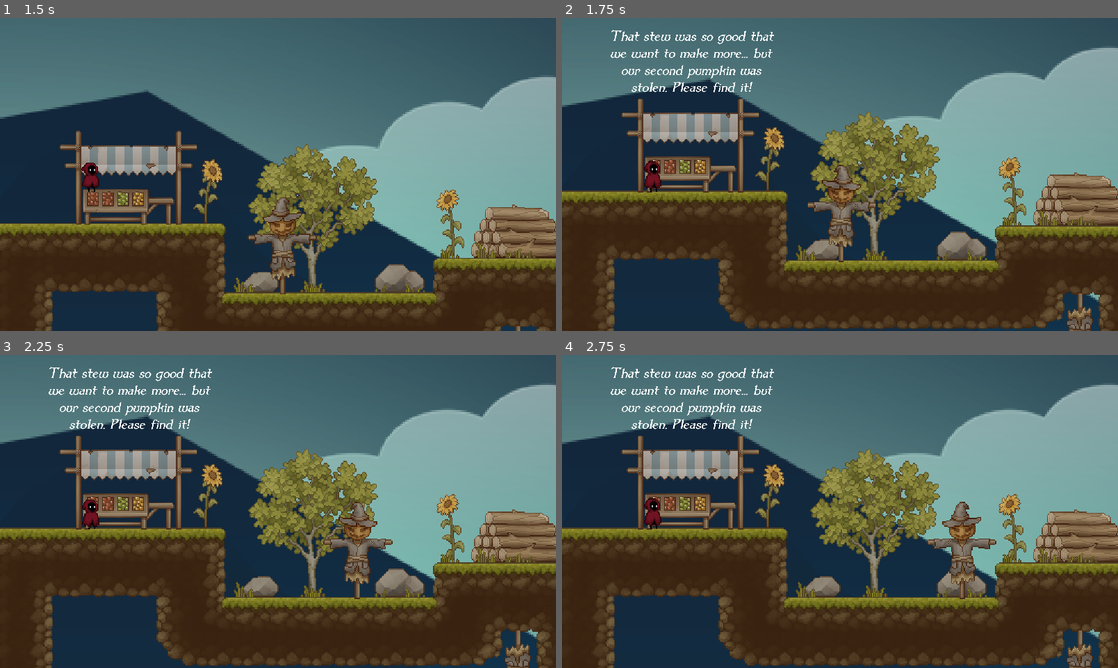
Above: before the commit, frames 1-4 (two rows, left to right).
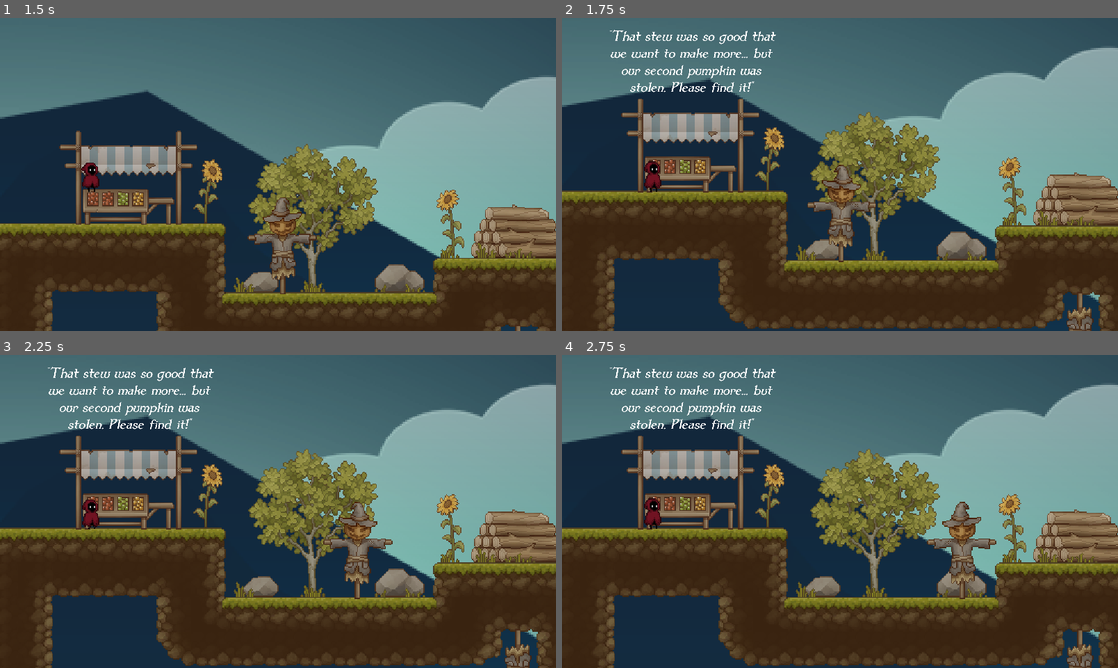
Above: after the commit, the same moments.

Repository: spencersmith24/Project2-Platformer
Game: Godot game, scene res://Scenes/menu.tscn
Same seed, same stepped clock (60 frames per second), same inputs: the game is played once before the commit and once after it.
Inputs:
- Up to frame 1 (1.5 s): tap Enter (continue) at 0.5, 0.6 s; tap Space (jump) at 0.77 s; tap E (attack) at 1.35 s
- Up to frame 2 (1.75 s): tap Space (jump) at 1.52 s; tap Enter (continue) at 1.55 s
- Up to frame 3 (2.25 s): hold Up (climb) from 2.03 s (still down)
- Up to frame 4 (2.75 s): keep holding Up (climb); tap Enter (continue) at 2.3 s

Frame 1 is identical in both runs. In frame 2, 0.7% of the frame differs, in the area x 8-39%, y 3-24%; in frame 3, 0.7%; in frame 4, 0.7%.

Commit message:
add credits

Diff:
--- /dev/null
+++ b/platformer/Scenes/credits.tscn
@@ -0,0 +1,131 @@
+[gd_scene load_steps=11 format=3 uid="uid://b8lpgc86rnt6c"]
+
+[ext_resource type="Texture2D" uid="uid://chuphpovuifxo" path="res://Assets/prototype/prototyping_assets/game_background_3/layers/sky.png" id="1_3yg7j"]
+[ext_resource type="Script" path="res://Scripts/credits.gd" id="1_vku5l"]
+[ext_resource type="Texture2D" uid="uid://7jyerg3cql8u" path="res://Assets/prototype/prototyping_assets/game_background_3/layers/clouds_1.png" id="2_l8kuu"]
+[ext_resource type="Texture2D" uid="uid://c50k3iut0wj78" path="res://Assets/prototype/prototyping_assets/game_background_3/layers/clouds_2.png" id="3_ojrl1"]
+[ext_resource type="Texture2D" uid="uid://1s3y4decdpfe" path="res://Assets/prototype/prototyping_assets/game_background_3/layers/rocks.png" id="4_rw1oh"]
+[ext_resource type="Texture2D" uid="uid://byal0n1ej2ijf" path="res://Assets/prototype/prototyping_assets/game_background_3/layers/plant.png" id="5_578u4"]
+[ext_resource type="Texture2D" uid="uid://clcjujlfx04st" path="res://Assets/prototype/prototyping_assets/game_background_3/layers/ground_1.png" id="6_gbsvh"]
+[ext_resource type="Texture2D" uid="uid://wjftun1av6h0" path="res://Assets/prototype/prototyping_assets/game_background_3/layers/ground_2.png" id="7_qssvo"]
+[ext_resource type="Texture2D" uid="uid://cr5s78266uajn" path="res://Assets/prototype/prototyping_assets/game_background_3/layers/ground_3.png" id="8_78oid"]
+[ext_resource type="FontFile" uid="uid://c8jn1h8q08ejm" path="res://Assets/Font/dumbledor/dum1/dum1ital.ttf" id="10_qy6x1"]
+
+[node name="Credits" type="Node2D"]
+script = ExtResource("1_vku5l")
+
+[node name="ParallaxBackground" type="ParallaxBackground" parent="."]
+offset = Vector2(900, 540)
+scale = Vector2(1, 1.03)
+transform = Transform2D(1, 0, 0, 1.03, 900, 540)
+follow_viewport_scale = 0.1
+
+[node name="Sky" type="ParallaxLayer" parent="ParallaxBackground" groups=["Background"]]
+position = Vector2(9, 5)
+motion_mirroring = Vector2(1920, 0)
+metadata/_edit_group_ = true
+
+[node name="Sprite2D" type="Sprite2D" parent="ParallaxBackground/Sky"]
+texture = ExtResource("1_3yg7j")
+
+[node name="Clouds_1" type="ParallaxLayer" parent="ParallaxBackground" groups=["Background"]]
+position = Vector2(9, 0)
+motion_mirroring = Vector2(1920, 0)
+metadata/_edit_group_ = true
+
+[node name="Sprite2D" type="Sprite2D" parent="ParallaxBackground/Clouds_1"]
+texture = ExtResource("2_l8kuu")
+
+[node name="Rocks" type="ParallaxLayer" parent="ParallaxBackground" groups=["Background"]]
+position = Vector2(9, 0)
+motion_mirroring = Vector2(1920, 0)
+metadata/_edit_group_ = true
+
+[node name="Sprite2D" type="Sprite2D" parent="ParallaxBackground/Rocks"]
+texture = ExtResource("4_rw1oh")
+
+[node name="Clouds_2" type="ParallaxLayer" parent="ParallaxBackground" groups=["Background"]]
+position = Vector2(9, 0)
+motion_mirroring = Vector2(1920, 0)
+metadata/_edit_group_ = true
+
+[node name="Sprite2D" type="Sprite2D" parent="ParallaxBackground/Clouds_2"]
+texture = ExtResource("3_ojrl1")
+
+[node name="Plant" type="ParallaxLayer" parent="ParallaxBackground" groups=["Background"]]
+position = Vector2(9, 0)
+motion_mirroring = Vector2(1920, 0)
+metadata/_edit_group_ = true
+
+[node name="Sprite2D" type="Sprite2D" parent="ParallaxBackground/Plant"]
+texture = ExtResource("5_578u4")
+
+[node name="Ground_1" type="ParallaxLayer" parent="ParallaxBackground" groups=["Background"]]
+position = Vector2(9, 0)
+motion_mirroring = Vector2(1920, 0)
+metadata/_edit_group_ = true
+
+[node name="Sprite2D" type="Sprite2D" parent="ParallaxBackground/Ground_1"]
+texture = ExtResource("6_gbsvh")
+
+[node name="Ground_2" type="ParallaxLayer" parent="ParallaxBackground" groups=["Background"]]
+position = Vector2(9, 0)
+motion_mirroring = Vector2(1920, 0)
+metadata/_edit_group_ = true
+
+[node name="Sprite2D" type="Sprite2D" parent="ParallaxBackground/Ground_2"]
+texture = ExtResource("7_qssvo")
+
+[node name="Ground_3" type="ParallaxLayer" parent="ParallaxBackground" groups=["Background"]]
+position = Vector2(9, 0)
+motion_mirroring = Vector2(1920, 0)
+metadata/_edit_group_ = true
+
+[node name="Sprite2D" type="Sprite2D" parent="ParallaxBackground/Ground_3"]
+texture = ExtResource("8_78oid")
+
+[node name="UI" type="Control" parent="."]
+layout_mode = 3
+anchors_preset = 0
+offset_top = 3.0
+offset_right = 40.0
+offset_bottom = 43.0
+
+[node name="Title" type="Label" parent="UI"]
+layout_mode = 0
+offset_left = 136.0
+offset_top = 1069.0
+offset_right = 1786.0
+offset_bottom = 6058.0
+pivot_offset = Vector2(825, 275)
+theme_override_colors/font_color = Color(0.883701, 0.5476, 0.339671, 1)
+theme_override_colors/font_outline_color = Color(0, 0, 0, 1)
+theme_override_fonts/font = ExtResource("10_qy6x1")
+theme_override_font_sizes/font_size = 200
+text = "Designed and developed by SPENCER SMITH
+
+Character from
+PENZILLA
+
+Assets from
+CAINOS
+
+Backgrounds from
+ITCH
+
+Music from
+DMITRY TARAS
+
+Sfx from
+LEOHPAZ
+
+Sfx from
+KENNY
+
+Font from
+1001 FONTS
+
+Thanks for playing!"
+horizontal_alignment = 1
+vertical_alignment = 1
+autowrap_mode = 2
--- a/platformer/Scenes/level_2.tscn
+++ b/platformer/Scenes/level_2.tscn
@@ -172,7 +172,7 @@
 
 [node name="Market" parent="lvlObjects" instance=ExtResource("11_hp45c")]
 position = Vector2(134, -687)
-text = "That stew was so good that we want to make more... but our second pumpkin was stolen. Please find it!"
+text = "\"That stew was so good that we want to make more... but our second pumpkin was stolen. Please find it!\""
 
 [node name="Pumpkin" parent="lvlObjects" instance=ExtResource("12_keufi")]
 position = Vector2(866, -253)
--- /dev/null
+++ b/platformer/Scripts/credits.gd
@@ -0,0 +1,10 @@
+extends Node2D
+
+# Called every frame. 'delta' is the elapsed time since the previous frame.
+func _process(delta: float) -> void:
+	if Input.is_action_just_pressed("continue"):
+		get_tree().change_scene_to_file("res://Scenes/level1.tscn")
+
+	$ParallaxBackground/Clouds_1.motion_offset.x -= -15 * delta
+	$ParallaxBackground/Clouds_2.motion_offset.x += -30 * delta
+	$UI/Title.position.y -= 1
--- a/platformer/Scripts/game_controller2.gd
+++ b/platformer/Scripts/game_controller2.gd
@@ -61,7 +61,7 @@
 		if body.has_obj:
 			body.has_obj = false
 			canContinue = true
-			GAME_MARKET.text = "Thank you! Press 'ENTER' to turn in the pumpkin."
+			GAME_MARKET.text = "\"Thank you!\" Press 'ENTER' to turn in the pumpkin."
 		else:
 			pass
 
@@ -70,5 +70,5 @@
 
 func can_continue_check():
 	if Input.is_action_just_pressed("continue") and canContinue:
-		get_tree().change_scene_to_file("res://Scenes/menu.tscn")
+		get_tree().change_scene_to_file("res://Scenes/credits.tscn")
 		canContinue = false
Not shown, changed: platformer/asset_attribution.txt
